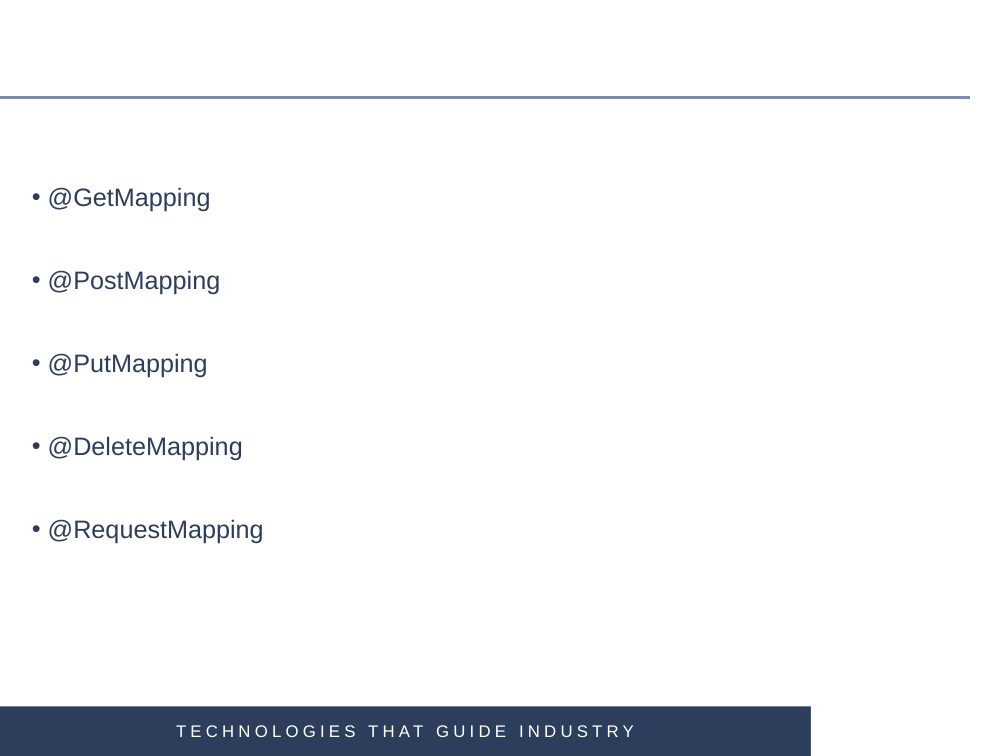
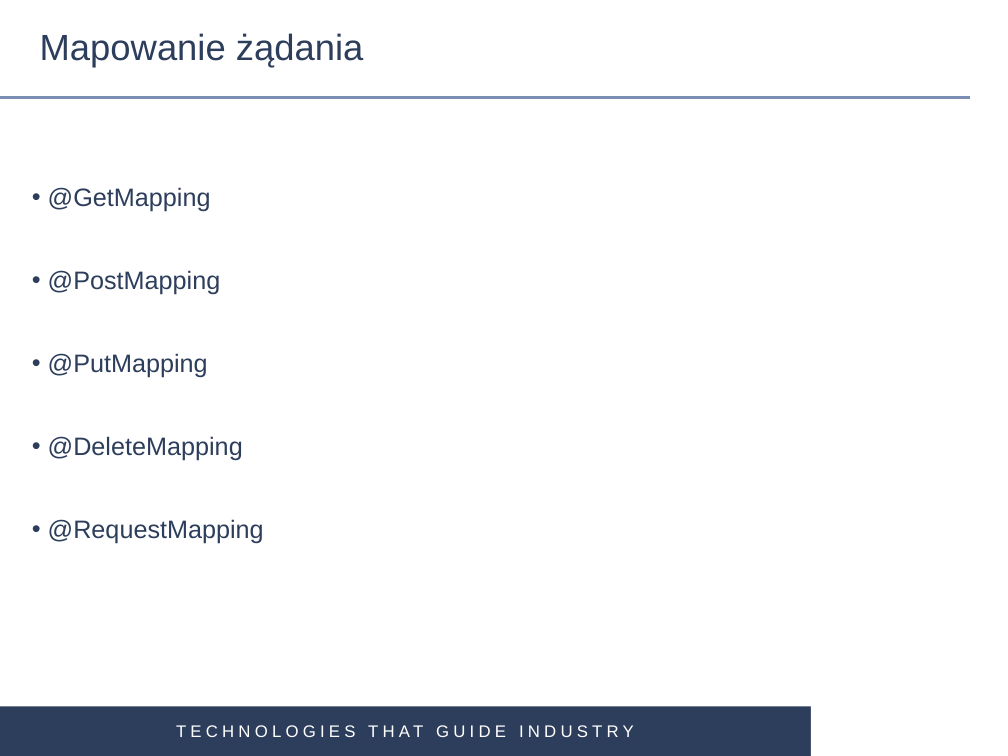
Before and after one commit to gardian91/SPRING_MVC-PSK, a slide deck: slide 10 of Spring MVC.pptx (slide 9 before the commit). Drawn at 1008x756 pixels with LibreOffice and Linux fonts; fonts in the diff are those of the drawing; background and template pictures are left out. Boxes give left, top, right and bottom in pixels: in the first picture for what was removed or moved away, otherwise in the second. Text is boxed around its words. In the diff, an @@ line names an element or a change of style, - is before the commit and + after.

```diff
--- a/Spring MVC.pptx
+++ b/Spring MVC.pptx
@@ title added at [40,33,363,67], 26 pt, text #2D3E5C @@
+Mapowanie żądania
```
Also in this commit, not shown: 5 other slides changed, 1 slide added, 5 other files.
